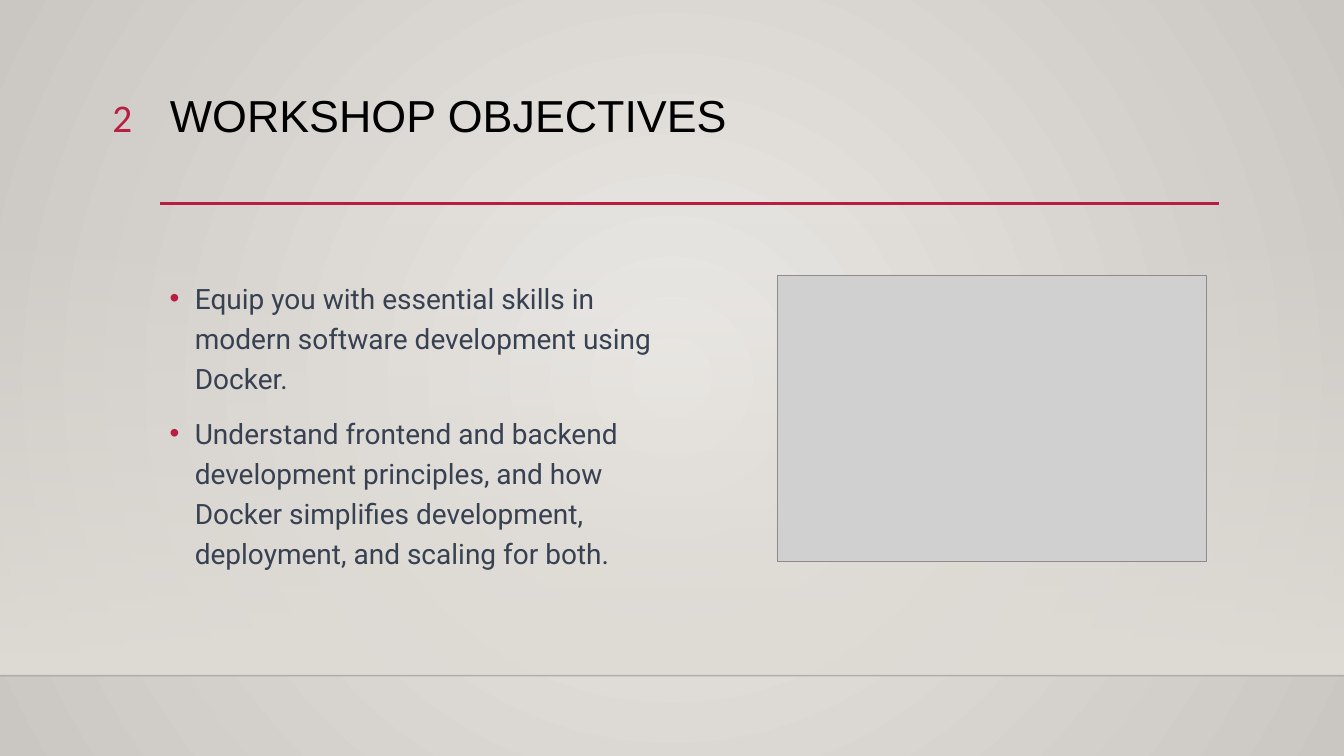
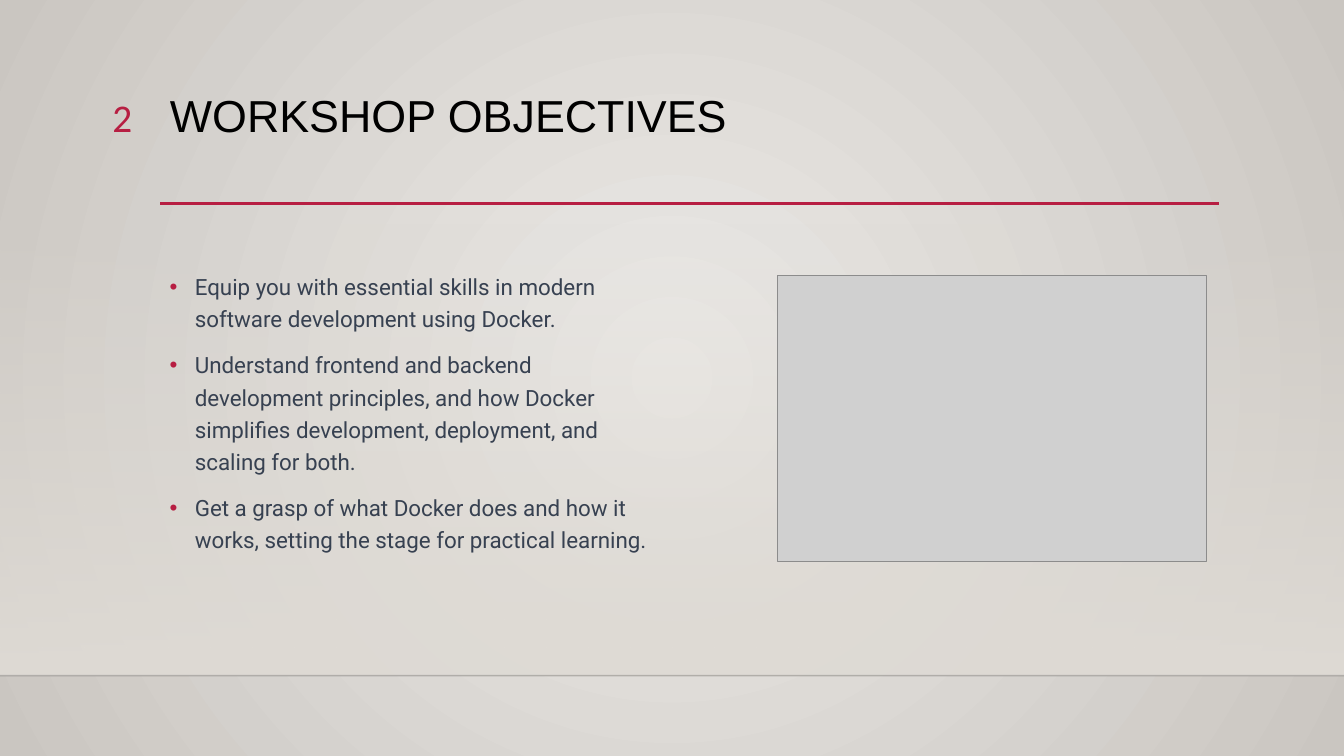
Before and after one commit to ddum-sutd/docker_workshop, a slide deck: slide 2 of Docker_workshop.pptx. Drawn at 1344x756 pixels with LibreOffice and Linux fonts; fonts in the diff are those of the drawing; grey boxes stand for pictures; background and template pictures are left out. Boxes give left, top, right and bottom in pixels: in the first picture for what was removed or moved away, otherwise in the second. Text is boxed around its words. In the diff, an @@ line names an element or a change of style, - is before the commit and + after.

```diff
--- a/Docker_workshop.pptx
+++ b/Docker_workshop.pptx
@@ text at <box>195,278,598,475</box>: size 20 to 16 pt in "Equip you with essential skills in modern ...", "Understand frontend and backend development principles, and ..." @@
@@ text at <box>195,499,646,553</box>: paragraph added @@
+• Get a grasp of what Docker does and how it works, setting the stage for practical learning.
```
Also in this commit, not shown: 3 other slides changed, 2 slides added.
